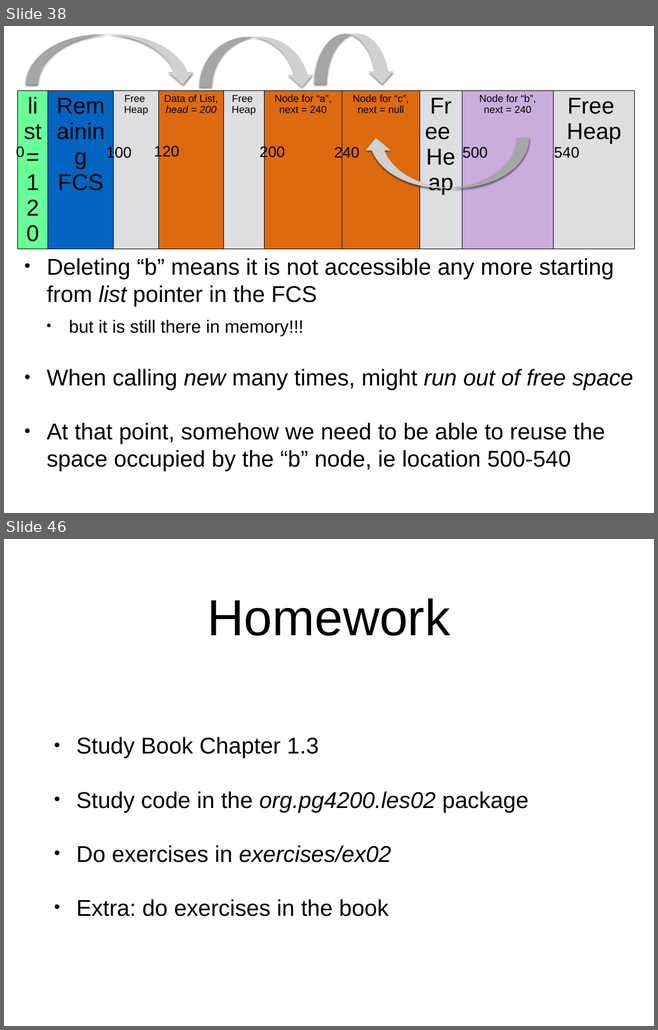
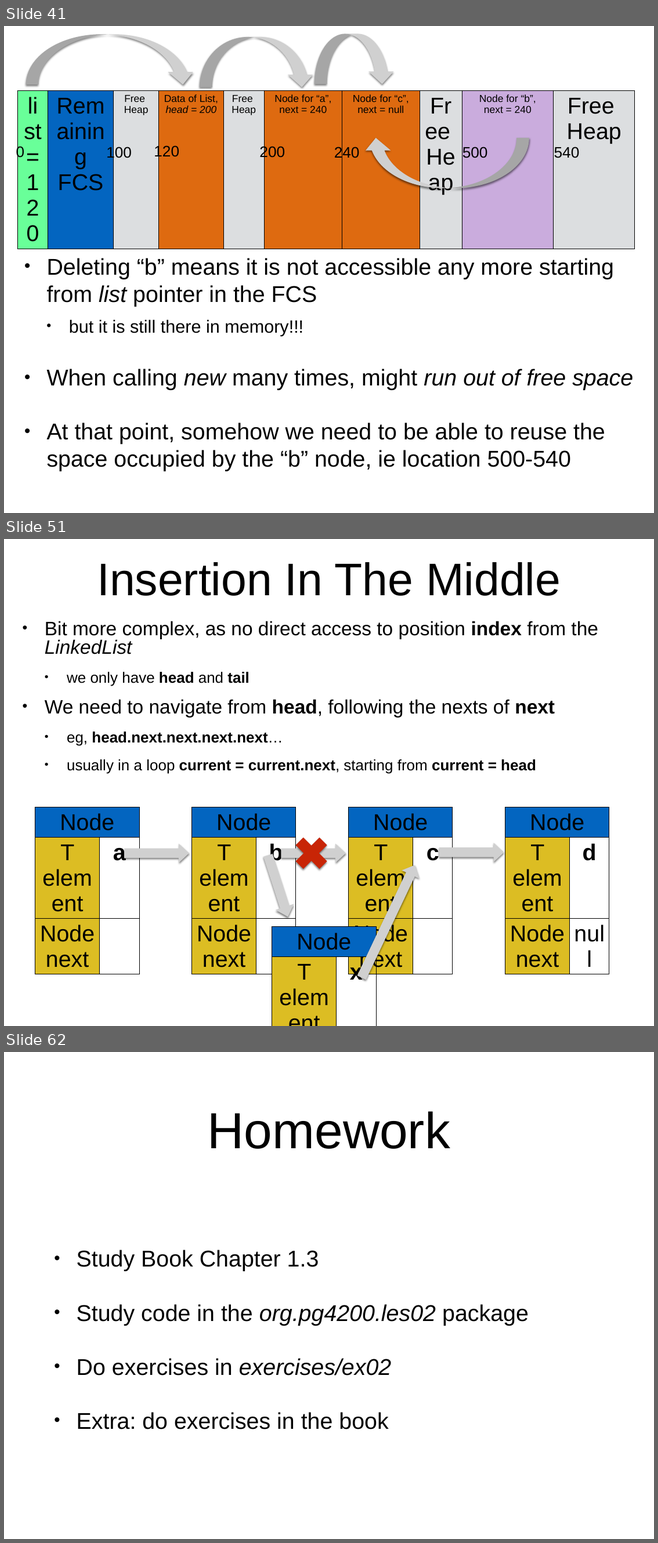
Before and after one commit to arcuri82/algorithms, a slide deck: docs/slides/02/02_stack_queue.pptx. Shown one above the other, each under a label of ours: slides 38 and 46 before the commit, slides 41, 51 and 62 after it; the slides between them are not shown. The pictures are 658x1030 and 658x1543 pixels, drawn with LibreOffice and Linux fonts; fonts in the diff are those of the drawing; grey boxes stand for pictures. Boxes give left, top, right and bottom in pixels: in the first picture for what was removed or moved away, otherwise in the second. Text is boxed around its words. In the diff, an @@ line names an element or a change of style, - is before the commit and + after.

```diff
--- a/docs/slides/02/02_stack_queue.pptx
+++ b/docs/slides/02/02_stack_queue.pptx
@@ slide 51 added at (4,539,654,1026), background #FFFFFF @@
@@ title added at (97,562,560,596), 72 pt, text #000000 @@
+Insertion In The Middle
@@ text added at (45,621,598,774), 30.6 pt, text #000000 @@
+• Bit more complex, as no direct access to position index from the LinkedList
+  • we only have head and tail
+• We need to navigate from head, following the nexts of next
+  • eg, head.next.next.next.next…
+  • usually in a loop current = current.next, starting from current = head
@@ table added at (35,808,139,970), 3 rows, 2 columns @@
+Node | 
+T element | a
+Node next | 
@@ table added at (192,808,296,970), 3 rows, 2 columns @@
+Node | 
+T element | b
+Node next | 
@@ table added at (349,808,452,974), 3 rows, 2 columns @@
+Node | 
+T element | c
+Node next | 
@@ table added at (505,808,610,970), 3 rows, 2 columns @@
+Node | 
+T element | d
+Node next | null
@@ cross added at (289,831,334,876), fill #C82506 @@
@@ picture added at (124,843,188,863) @@
@@ picture added at (281,843,345,863) @@
@@ picture added at (439,843,503,862) @@
@@ picture added at (259,853,297,920) @@
@@ picture added at (353,861,423,982) @@
@@ table added at (272,927,376,987), 3 rows, 2 columns @@
+Node | 
+T element | x
+Node next | 
@@ what was slide 38 is now slide 41 @@
@@ what was slide 46 is now slide 62 @@
```
Also in this commit, not shown: 4 slides changed, 20 other slides added, 5 slides removed, 2 other files.
